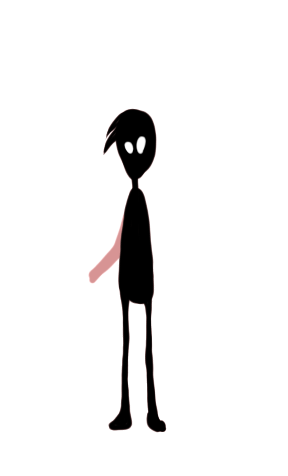
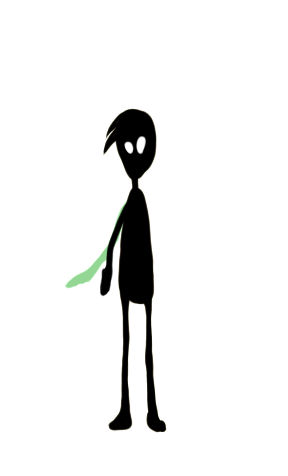
Two versions of the same layered image (w=288, h=476). Layer-by-layer changes:
pixels changed over [64, 108, 167, 433] (layer not identified)
